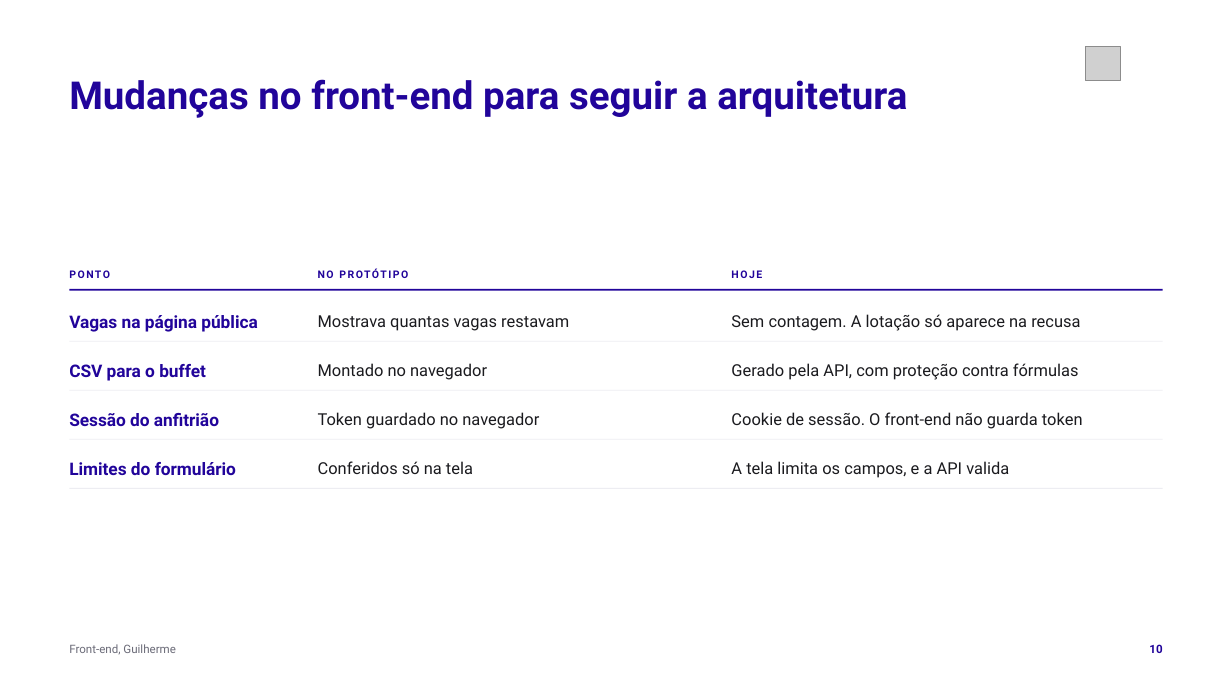
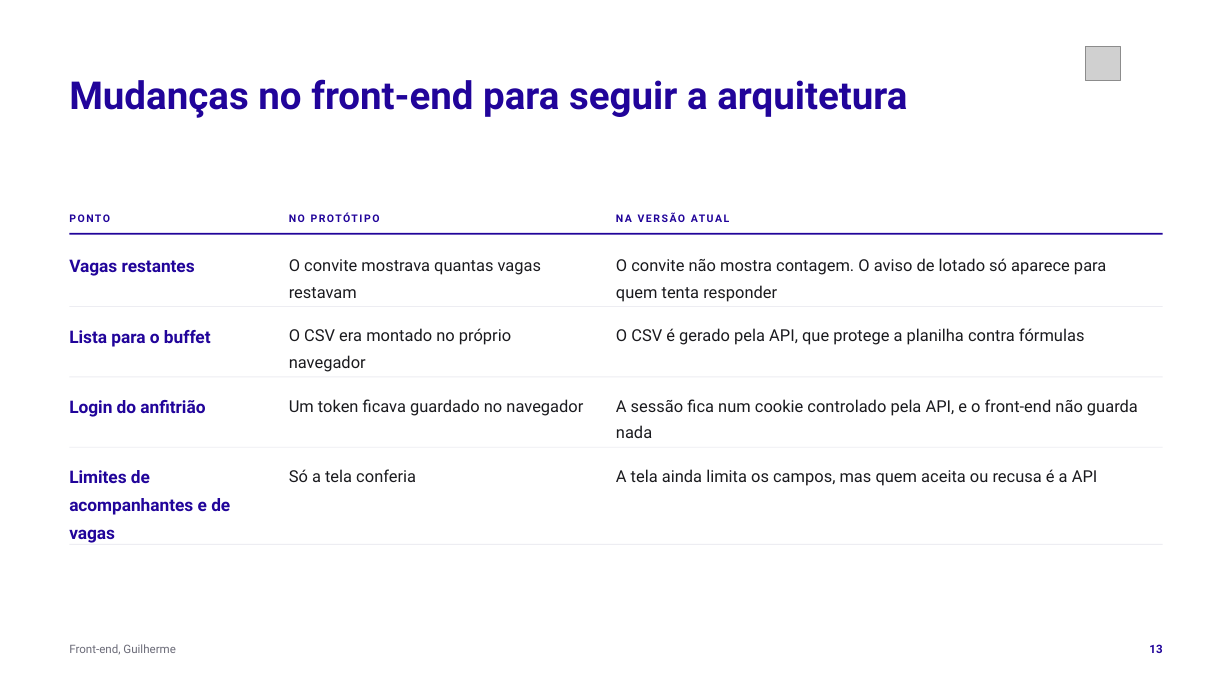
Before and after one commit to tcpassos/invite-app, a slide deck: slide 13 of trabalhos/T3-Apresentacao-Intermediaria.pptx (slide 10 before the commit). Drawn at 1232x693 pixels with LibreOffice and Linux fonts; fonts in the diff are those of the drawing; grey boxes stand for pictures. Boxes give left, top, right and bottom in pixels: in the first picture for what was removed or moved away, otherwise in the second. Text is boxed around its words. In the diff, an @@ line names an element or a change of style, - is before the commit and + after.

```diff
--- a/trabalhos/T3-Apresentacao-Intermediaria.pptx
+++ b/trabalhos/T3-Apresentacao-Intermediaria.pptx
@@ text "PONTO": place and size @@
-text "PONTO" at [69,270,110,278]
+text "PONTO" at [69,214,110,222]
@@ rectangle: place and size @@
-rectangle at [69,289,1163,291]
+rectangle at [69,233,1163,235]
@@ text "NO PROTÓTIPO" rewrapped from [318,266,713,283] to [288,210,606,226] @@
@@ text at [69,259,195,276]: text changed @@
-Vagas na página pública
+Vagas restantes
@@ text at [289,259,542,298]: text changed @@
-Mostrava quantas vagas restavam
+O convite mostrava quantas vagas restavam
@@ text at [616,258,1106,302]: text changed @@
-Sem contagem. A lotação só aparece na recusa
+O convite não mostra contagem. O aviso de lotado só aparece para quem tenta responder
@@ text at [731,270,762,278]: text changed @@
-HOJE
+NA VERSÃO ATUAL
@@ rectangle: place and size @@
-rectangle at [69,341,1163,342]
+rectangle at [69,306,1163,307]
@@ text at [289,328,511,372]: text changed @@
-Montado no navegador
+O CSV era montado no próprio navegador
@@ text at [616,328,1085,345]: text changed @@
-Gerado pela API, com proteção contra fórmulas
+O CSV é gerado pela API, que protege a planilha contra fórmulas
@@ text at [69,330,211,347]: text changed @@
-CSV para o buffet
+Lista para o buffet
@@ rectangle: place and size @@
-rectangle at [69,390,1163,391]
+rectangle at [69,376,1163,377]
@@ text at [69,400,205,417]: text changed @@
-Sessão do anfitrião
+Login do anfitrião
@@ text at [289,399,583,416]: text changed @@
-Token guardado no navegador
+Um token ficava guardado no navegador
@@ text at [616,399,1138,438]: text changed @@
-Cookie de sessão. O front-end não guarda token
+A sessão fica num cookie controlado pela API, e o front-end não guarda nada
@@ rectangle: place and size @@
-rectangle at [69,439,1163,440]
+rectangle at [69,447,1163,448]
@@ text at [69,470,230,543]: text changed @@
-Limites do formulário
+Limites de acompanhantes e de vagas
@@ text at [289,469,416,482]: text changed @@
-Conferidos só na tela
+Só a tela conferia
@@ text at [616,469,1098,486]: text changed @@
-A tela limita os campos, e a API valida
+A tela ainda limita os campos, mas quem aceita ou recusa é a API
@@ rectangle: place and size @@
-rectangle at [69,488,1163,489]
+rectangle at [69,544,1163,545]
@@ text at [1149,644,1162,653]: text changed @@
-10
+13
```
Also in this commit, not shown: 10 other slides changed, 1 slide removed, 3 other files.
